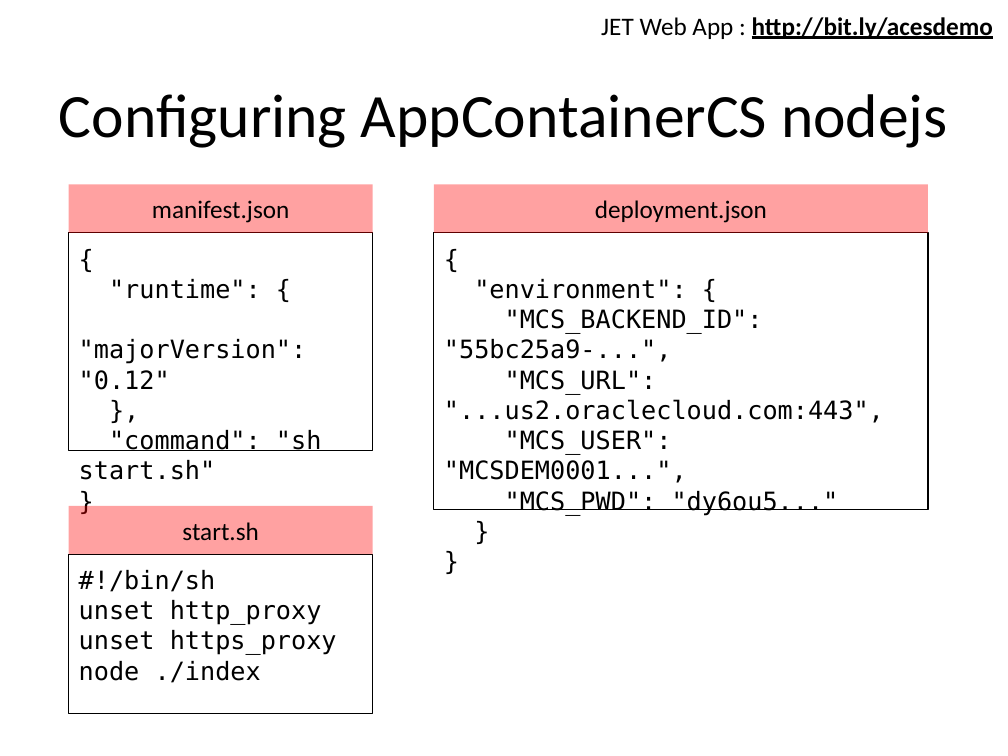
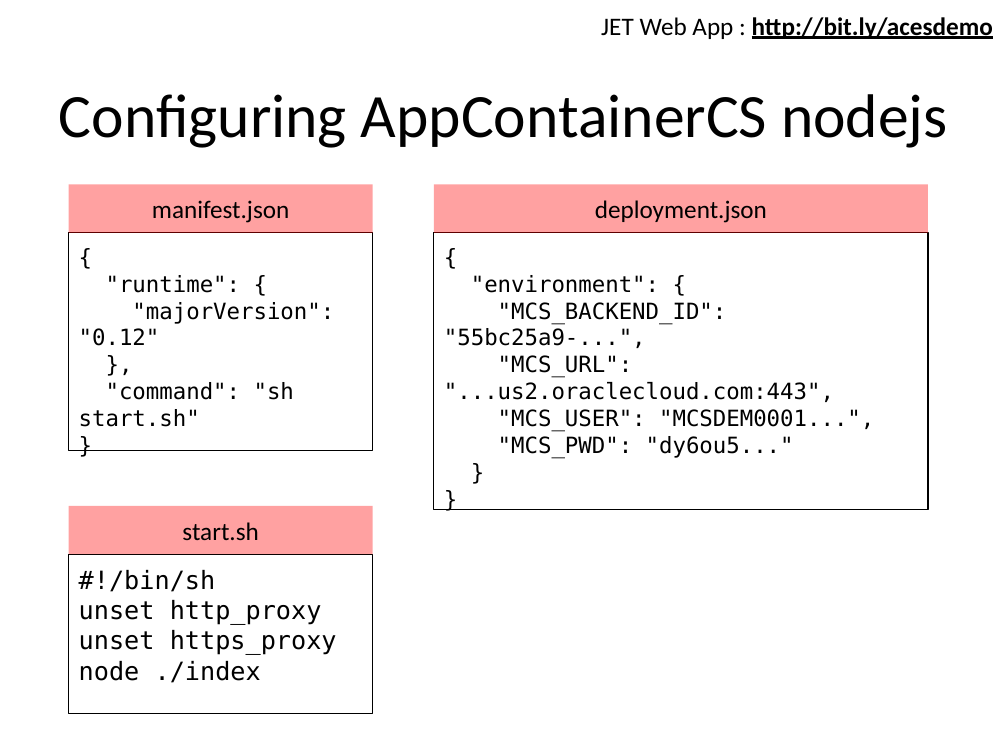
Before and after one commit to lucasjellema/aced-cloud-demo-ofmw2016-valencia, a slide deck: slide 16 of soaring-through-the-clouds-ofmw-forum2016-valencia-demo.pptx (slide 15 before the commit). Drawn at 1008x756 pixels with LibreOffice and Linux fonts; fonts in the diff are those of the drawing. Boxes give left, top, right and bottom in pixels: in the first picture for what was removed or moved away, otherwise in the second. Text is boxed around its words. In the diff, an @@ line names an element or a change of style, - is before the commit and + after.

```diff
--- a/soaring-through-the-clouds-ofmw-forum2016-valencia-demo.pptx
+++ b/soaring-through-the-clouds-ofmw-forum2016-valencia-demo.pptx
@@ rectangle "{" at (69,233,373,451): size 18 to 16 pt @@
@@ rectangle "{" at (433,233,927,509): size 18 to 16 pt @@
```
Also in this commit, not shown: 4 other slides changed, 4 slides added, 29 other files.
